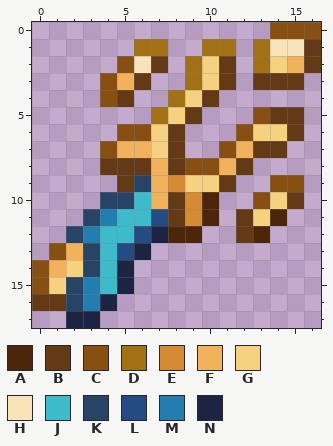
Pixel-art sprite: Content/Items/Tools/Misc/ControlRod.png. Above: the version before the commit.
The file is 34x36 pixels, drawn in blocks of 2x2; one block is one cell here. Colours within 5 levels of each other are drawn and written as one.
Palette (. is transparent): A #4c260a  B #633916  C #875012  D #a27116  E #d58a34  F #f1b25b  G #f5d180  H #f9e3b9  J #3ebbca  K #274466  L #254b83  M #227eae  N #1d2343
Pixels before, first column x 0:
 0 ..............CCC
 1 ......DD..DD.DHHB
 2 .....CHB.DGB.DGFB
 3 ....CFB..DGB.BBB.
 4 ....CB..DGB......
 5 .......DGB...CBB.
 6 .....CCGB...CGGB.
 7 ....CFFGB..CFBB..
 8 ....BBBFBCCFB....
 9 .....BKFEGGB..CC.
10 ....KKJFBEA..CGB.
11 ...KMJJLBEA.BGA..
12 ..KMJJLNAA..BA...
13 .CFKJLN..........
14 CFGKJN...........
15 CGKMJN...........
16 BBKMN............
17 ..NN.............
The result:
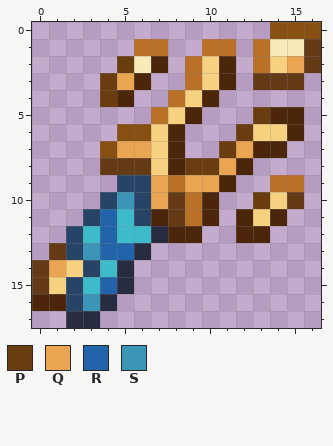
Colours new in this view: P #6a3d10  Q #eaa553  R #2264aa  S #3a95b6
Changes in this commit:
{"colour":"D","old":"#a27116","new":"#b97027"}
{"colour":"H","old":"#f9e3b9","new":"#f9ebb9"}
{"colour":"N","old":"#1d2343","new":"#272c43"}
{"y":2,"x":5,"old":"C","new":"P"}
{"y":2,"x":7,"old":"B","new":"A"}
{"y":2,"x":11,"old":"B","new":"A"}
{"y":2,"x":15,"old":"F","new":"Q"}
{"y":3,"x":4,"old":"CFB","new":"PQA"}
{"y":3,"x":11,"old":"B","new":"A"}
{"y":4,"x":4,"old":"CB","new":"PA"}
{"y":4,"x":10,"old":"B","new":"A"}
{"y":5,"x":9,"old":"B","new":"A"}
{"y":5,"x":13,"old":"CBB","new":"PAA"}
{"y":6,"x":8,"old":"B","new":"A"}
{"y":6,"x":12,"old":"C","new":"P"}
{"y":6,"x":15,"old":"B","new":"A"}
{"y":7,"x":5,"old":"FF","new":"QQ"}
{"y":7,"x":8,"old":"B","new":"A"}
{"y":7,"x":11,"old":"CFBB","new":"PQAA"}
{"y":8,"x":7,"old":"FBCCFB","new":"GAPPQA"}
{"y":9,"x":5,"old":"B","new":"K"}
{"y":9,"x":7,"old":"FEGGB","new":"QDQQA"}
{"y":9,"x":14,"old":"CC","new":"DD"}
{"y":10,"x":5,"old":"KJF","new":"SKQ"}
{"y":10,"x":9,"old":"E","new":"D"}
{"y":10,"x":13,"old":"C","new":"P"}
{"y":11,"x":4,"old":"M","new":"R"}
{"y":11,"x":6,"old":"JL","new":"KA"}
{"y":11,"x":9,"old":"E","new":"D"}
{"y":11,"x":12,"old":"B","new":"A"}
{"y":12,"x":3,"old":"MJ","new":"JR"}
{"y":12,"x":6,"old":"L","new":"J"}
{"y":12,"x":12,"old":"B","new":"A"}
{"y":13,"x":1,"old":"CFKJL","new":"BKSRR"}
{"y":14,"x":0,"old":"CF","new":"BQ"}
{"y":15,"x":0,"old":"C","new":"B"}
{"y":15,"x":3,"old":"MJ","new":"JR"}
{"y":16,"x":0,"old":"BB","new":"AA"}
{"y":16,"x":3,"old":"M","new":"S"}
{"label":"changed","picture_box":[32,39,304,328]}
